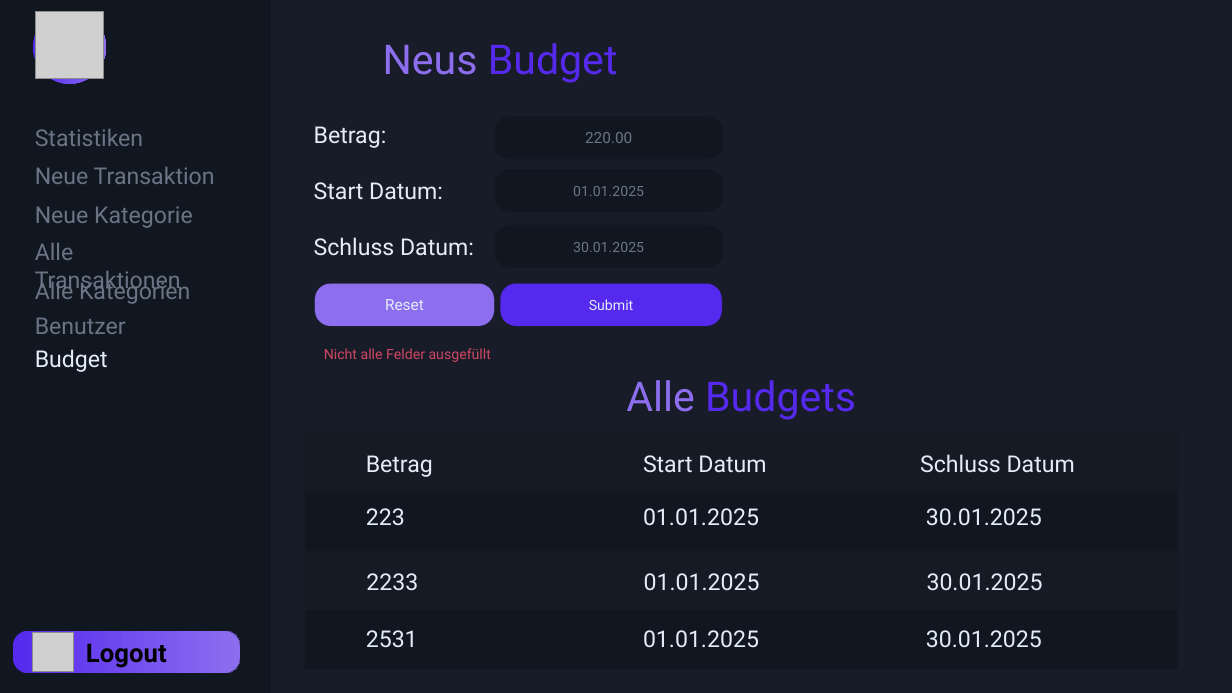
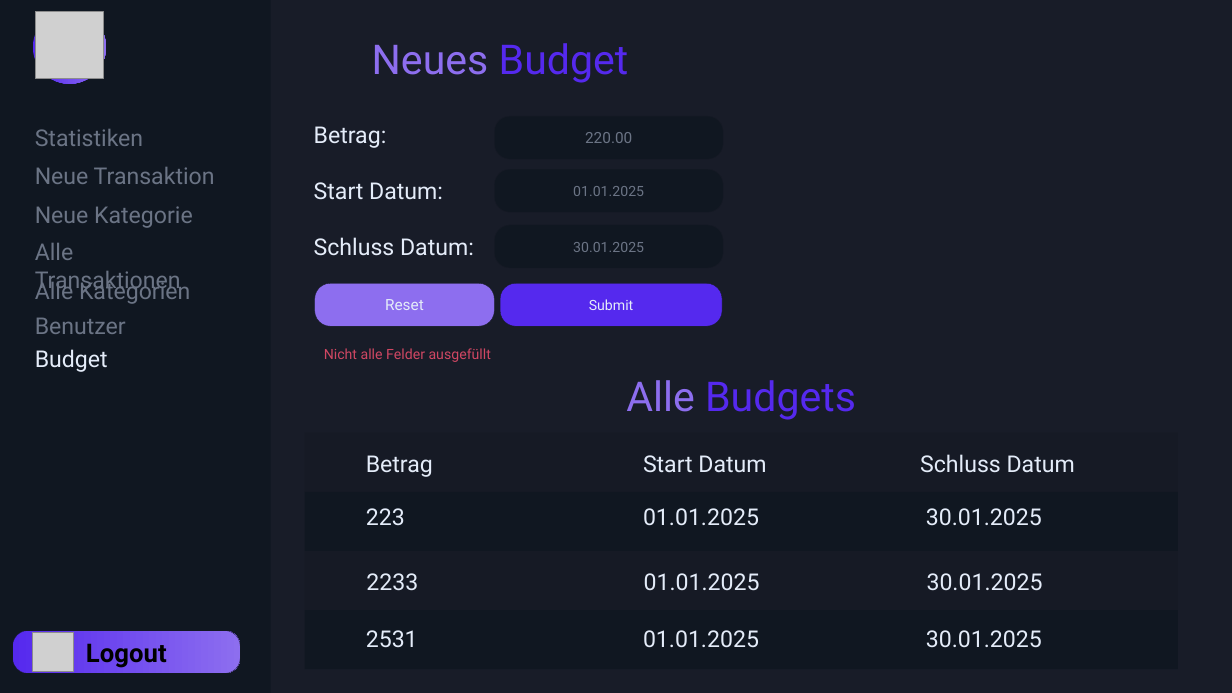
Before and after one commit to LuisAll12/IPT-6.1_Expensemanager, a slide deck: slide 9 of Projektplanung/Mockup_Expensesmanager.pptx. Drawn at 1232x693 pixels with LibreOffice and Linux fonts; fonts in the diff are those of the drawing; grey boxes stand for pictures. Boxes give left, top, right and bottom in pixels: in the first picture for what was removed or moved away, otherwise in the second. Text is boxed around its words. In the diff, an @@ line names an element or a change of style, - is before the commit and + after.

```diff
--- a/Projektplanung/Mockup_Expensesmanager.pptx
+++ b/Projektplanung/Mockup_Expensesmanager.pptx
@@ text at [372, 43, 629, 83]: text changed @@
-Neus Budget
+Neues Budget
```
Also in this commit, not shown: 17 other files.
